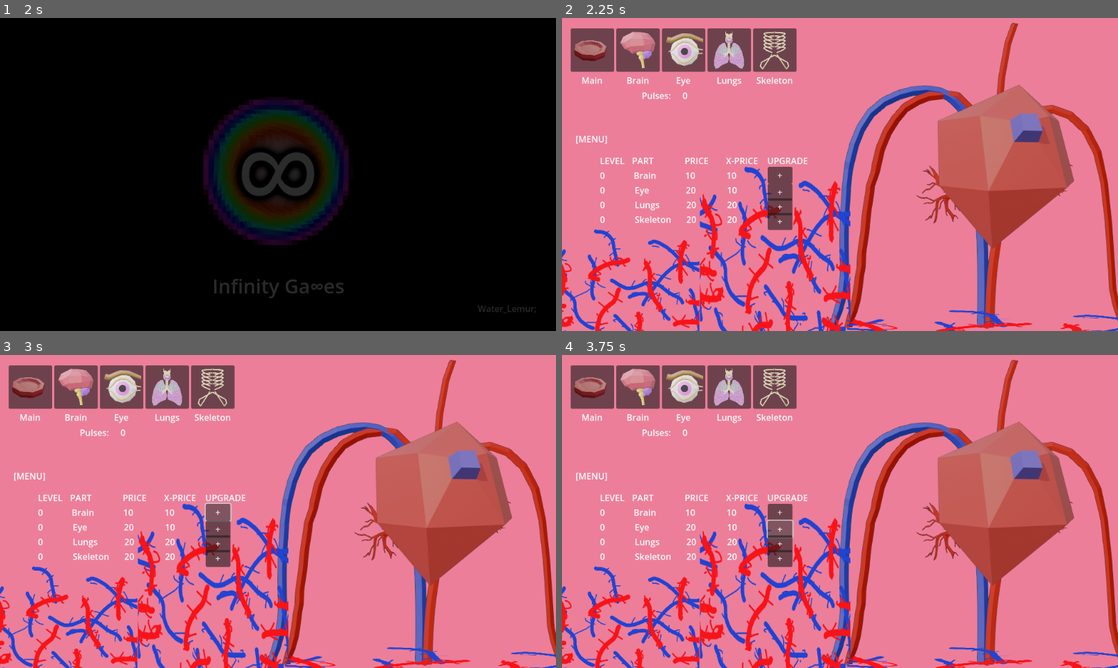
Above: before the commit, frames 1-4 (two rows, left to right).
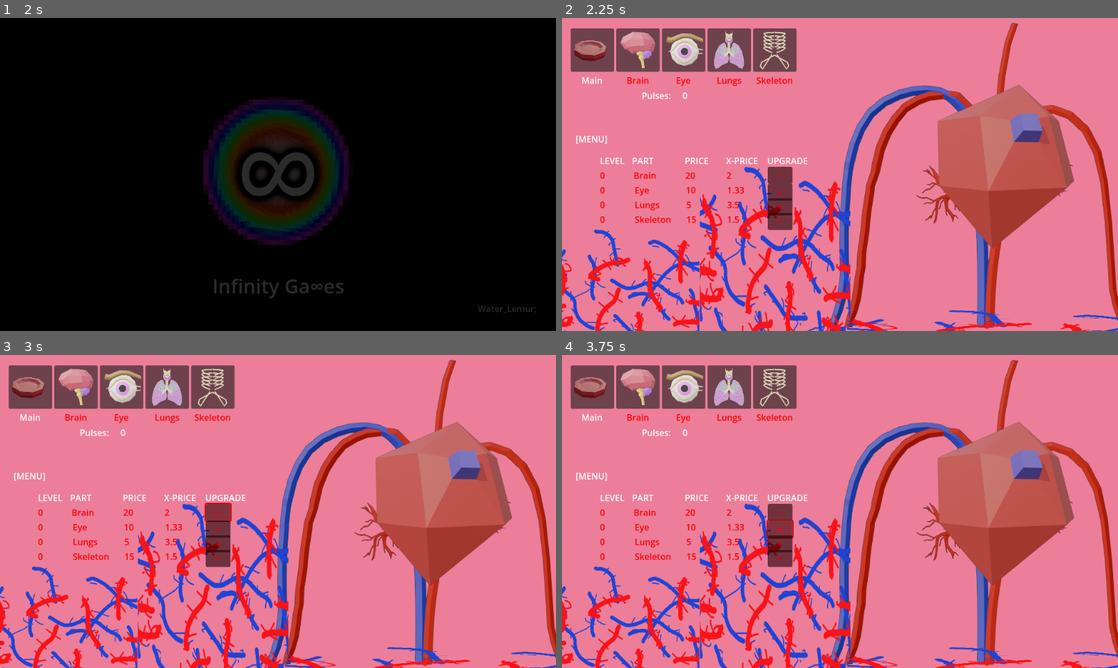
Above: after the commit, the same moments.

Repository: WaterLemur/clicker-game-git
Game: Godot game, scene res://scns/system.tscn
Two runs of this game, one before a commit and one after it. Both use one fixed random seed, a clock stepped at 60 frames per second and the inputs below.
Inputs:
- Up to frame 1 (2 s): no input
- Up to frame 2 (2.25 s): no input
- Up to frame 3 (3 s): click "+" at 2.75 s
- Up to frame 4 (3.75 s): click "+" at 3.5 s

Frame 1 is identical in both runs. In frame 2, 0.8% of the frame differs, in the area x 6-42%, y 18-66%; in frame 3, 1.1%; in frame 4, 1.1%.
Error before the commit: Cannot call method 'set_modulate' on a null value. (res://assets/scripts/game.gd:100)

Commit message:
progress 2

Diff:
--- a/src/clicker-game/assets/scripts/game.gd
+++ b/src/clicker-game/assets/scripts/game.gd
@@ -70,10 +70,10 @@
 @onready var img_skeleton: Sprite2D = $"Graphics/Skeleton"
 
 # Buttons --------------------------------------------------------------------
-@onready var btn_brain: Label = $"UI/MAIN BUTTONS/Button Brain/Label"
-@onready var btn_eye: Label = $"UI/MAIN BUTTONS/Button Eye/Label"
-@onready var btn_lungs: Label = $"UI/MAIN BUTTONS/Button Lungs/Label"
-@onready var btn_skeleton: Label = $"UI/MAIN BUTTONS/Button Skeleton/Label"
+@onready var btn_brain: Label = $"UI/MAIN BUTTONS/MAIN BRAIN/Label Brain"
+@onready var btn_eye: Label = $"UI/MAIN BUTTONS/MAIN EYES/Label Eye"
+@onready var btn_lungs: Label = $"UI/MAIN BUTTONS/MAIN LUNGS/Label Lungs"
+@onready var btn_skeleton: Label = $"UI/MAIN BUTTONS/MAIN SKELETON/Label Skeleton"
 
 #MAIN STORE
 @onready var btn_upg_brain: Button = $"UI/MENU/STORES/MAIN STORE/BRAIN/Lvl Brain Var/L Brain/L Price Brain Var/Btn Upg Brain"
